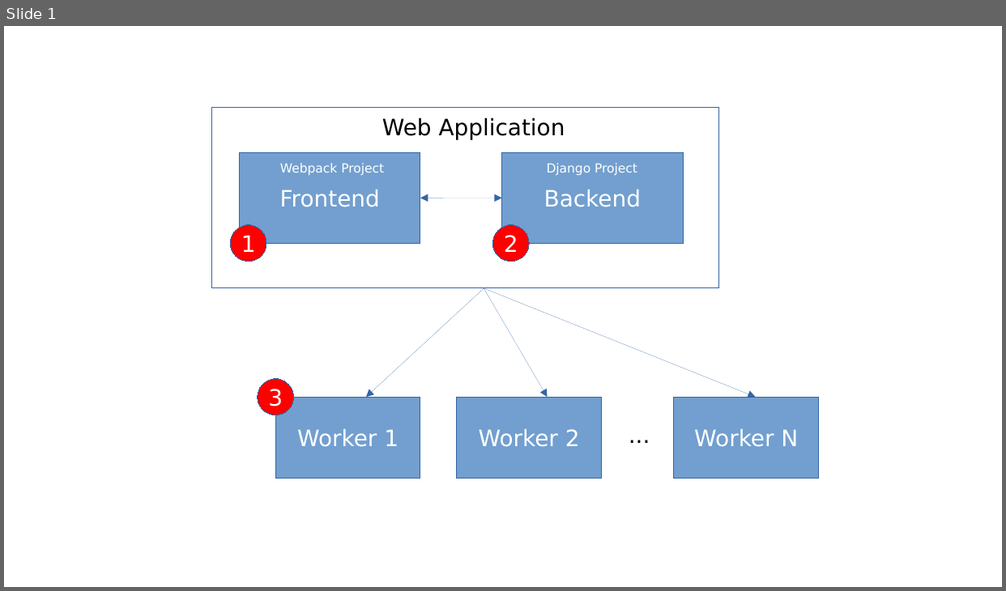
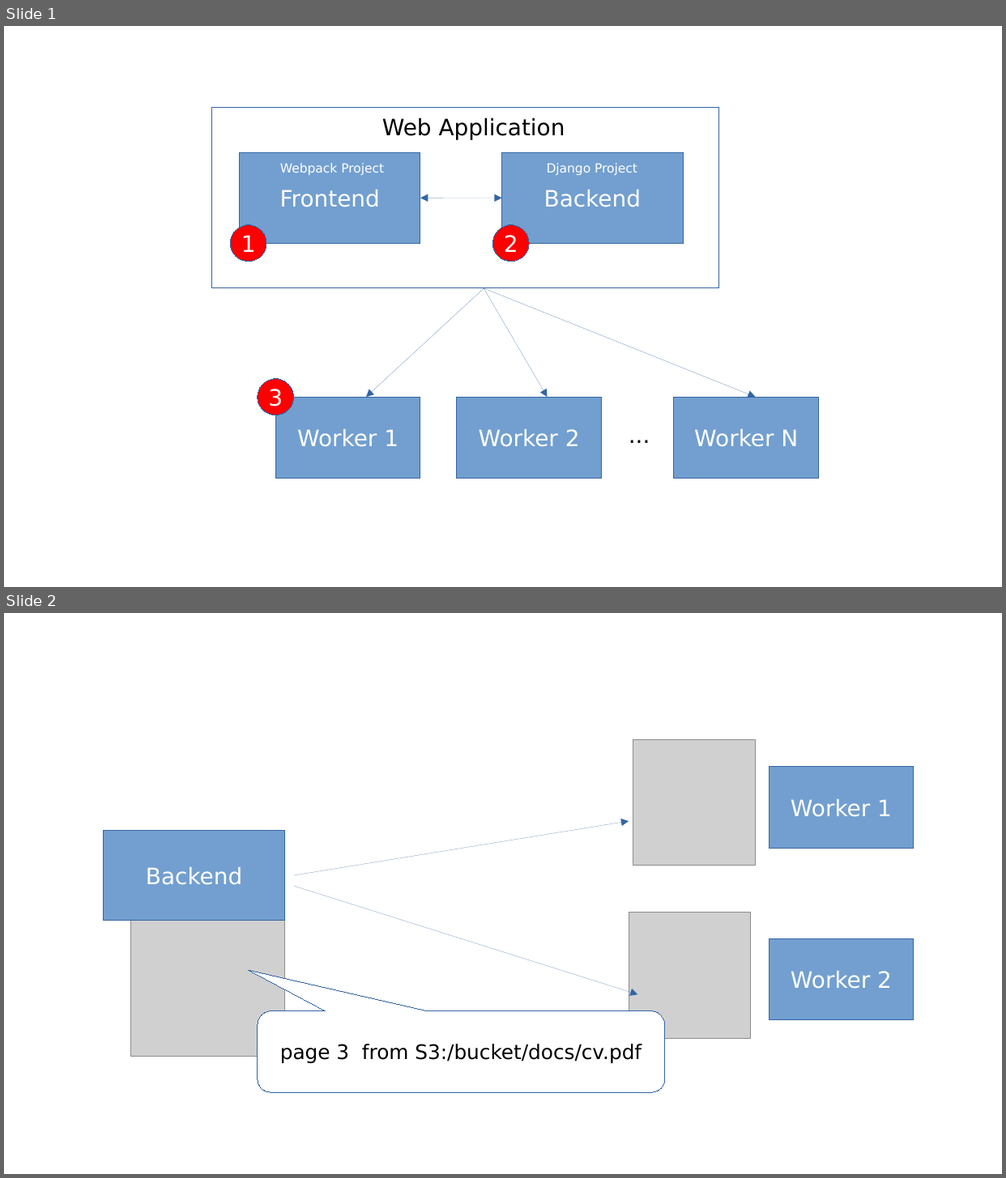
Before and after one commit to ciur/papermerge, a slide deck: docs/design.odp. Shown one above the other, each under a label of ours: slide 1 before the commit, slides 1 and 2 after it. The pictures are 1006x591 and 1006x1178 pixels, drawn with LibreOffice and Linux fonts; fonts in the diff are those of the drawing; grey boxes stand for pictures. Boxes give left, top, right and bottom in pixels: in the first picture for what was removed or moved away, otherwise in the second. Text is boxed around its words. In the diff, an @@ line names an element or a change of style, - is before the commit and + after.

```diff
--- a/docs/design.odp
+++ b/docs/design.odp
@@ slide 2 added at bbox=[4, 613, 1002, 1174], background #FFFFFF @@
@@ picture added at bbox=[633, 740, 756, 866] @@
@@ rectangle added at bbox=[769, 767, 914, 849], fill #729FCF, outline #3465A4 0 pt, 18 pt, text #FFFFFF @@
+Worker 1
@@ rectangle added at bbox=[104, 830, 285, 921], fill #729FCF, outline #3465A4 0 pt, 18 pt, text #FFFFFF @@
+Backend
@@ arrow added from (294, 875) to (629, 821), #3465A4 0 pt @@
@@ picture added at bbox=[131, 903, 285, 1057] @@
@@ arrow added from (294, 887) to (638, 995), #3465A4 0 pt @@
@@ picture added at bbox=[629, 913, 751, 1038] @@
@@ rectangle added at bbox=[769, 939, 914, 1020], fill #729FCF, outline #3465A4 0 pt, 18 pt, text #FFFFFF @@
+Worker 2
@@ rounded speech box added at bbox=[258, 1012, 665, 1093], fill #FFFFFF, outline #3465A4 0 pt, 16 pt, text #000000 @@
+page 3 from S3:/bucket/docs/cv.pdf
```
Also in this commit, not shown: 2 other files.
